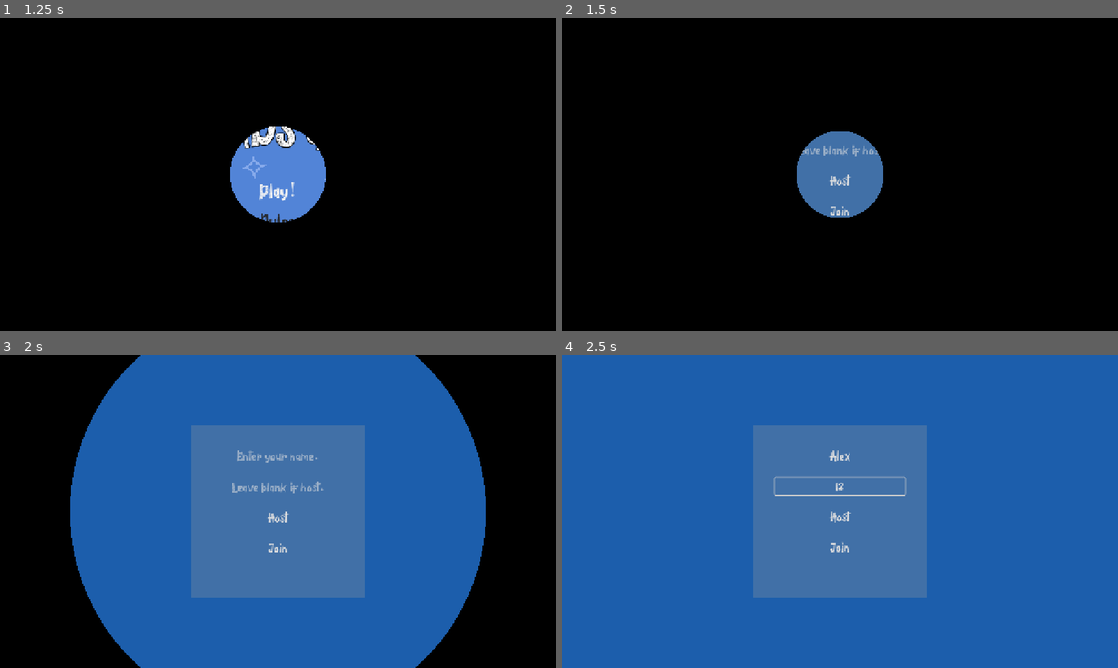
Above: before the commit, frames 1-4 (two rows, left to right).
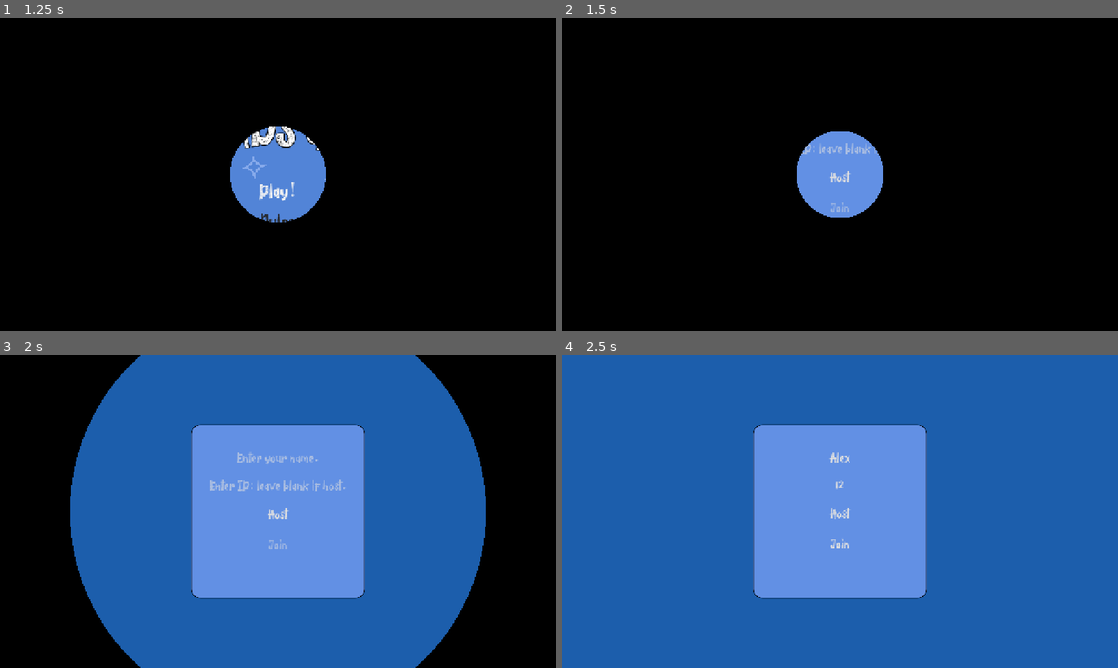
Above: after the commit, the same moments.

Repository: Haydara1/Heads-Up
Game: Godot game, scene res://scenes/Main-menu.tscn
Two runs of this game, one before a commit and one after it. Both use one fixed random seed, a clock stepped at 60 frames per second and the inputs below.
Inputs (mouse positions are in pixels of both pictures, inside the frame that each line leads up to):
- Up to frame 1 (1.25 s): click "Play!" at 0.5 s
- Up to frame 2 (1.5 s): click "Play!" at 1.25 s
- Up to frame 3 (2 s): no input
- Up to frame 4 (2.5 s): click (840, 455) at 2.02 s; type "Alex" at 2.1 s; click (840, 486) at 2.25 s; type "12" at 2.33 s

Frame 1 is identical in both runs. In frame 2, 3.4% of the frame differs, in the area x 42-58%, y 36-64%; in frame 3, 17%, in the area x 34-66%, y 22-78%; in frame 4, 17%.

Commit message:
Polished lobby ui

Diff:
--- a/assets/Theme/Main-Theme.tres
+++ b/assets/Theme/Main-Theme.tres
@@ -37,6 +37,9 @@
 [sub_resource type="StyleBoxFlat" id="StyleBoxFlat_vdxj0"]
 bg_color = Color(0.6, 0.6, 0.6, 0)
 
+[sub_resource type="StyleBoxFlat" id="StyleBoxFlat_7syhx"]
+bg_color = Color(0.6, 0.6, 0.6, 0)
+
 [sub_resource type="StyleBoxFlat" id="StyleBoxFlat_sfbwk"]
 bg_color = Color(0.18538323, 0.18538329, 0.18538317, 1)
 corner_radius_top_left = 20
@@ -71,5 +74,12 @@
 ItemList/styles/panel = SubResource("StyleBoxFlat_ep12d")
 ItemList/styles/selected = SubResource("StyleBoxFlat_y0m6u")
 ItemList/styles/selected_focus = SubResource("StyleBoxFlat_vdxj0")
+LineEdit/colors/caret_color = Color(0.8392157, 0.6392157, 0.09803922, 1)
+LineEdit/colors/clear_button_color = Color(0.8745098, 0.8745098, 0.8745098, 0)
+LineEdit/colors/clear_button_color_pressed = Color(1, 1, 1, 0)
+LineEdit/colors/selection_color = Color(0.5019608, 0.5019608, 0.5019608, 0)
+LineEdit/styles/focus = SubResource("StyleBoxFlat_7syhx")
+LineEdit/styles/normal = SubResource("StyleBoxFlat_7syhx")
+LineEdit/styles/read_only = SubResource("StyleBoxFlat_7syhx")
 Panel/styles/panel = SubResource("StyleBoxFlat_sfbwk")
 PanelContainer/styles/panel = SubResource("StyleBoxFlat_ubuie")
--- a/scenes/lobby.tscn
+++ b/scenes/lobby.tscn
@@ -2,6 +2,19 @@
 
 [ext_resource type="Script" uid="uid://ct8o1ih8rb6lq" path="res://scripts/lobby.gd" id="1_o1atq"]
 [ext_resource type="Shader" uid="uid://yoyjgm4sxky6" path="res://assets/CircleTransition.gdshader" id="2_5gu6x"]
+
+[sub_resource type="StyleBoxFlat" id="StyleBoxFlat_5gu6x"]
+bg_color = Color(0.38431373, 0.5647059, 0.89411765, 1)
+border_width_left = 2
+border_width_top = 2
+border_width_right = 2
+border_width_bottom = 2
+border_color = Color(0, 0, 0, 1)
+border_blend = true
+corner_radius_top_left = 20
+corner_radius_top_right = 20
+corner_radius_bottom_right = 20
+corner_radius_bottom_left = 20
 
 [sub_resource type="ShaderMaterial" id="ShaderMaterial_q60fs"]
 shader = ExtResource("2_5gu6x")
@@ -35,10 +48,10 @@
 grow_horizontal = 2
 grow_vertical = 2
 
-[node name="ColorRect" type="ColorRect" parent="CenterContainer" unique_id=735768444]
+[node name="ColorRect" type="PanelContainer" parent="CenterContainer" unique_id=1553847771]
 custom_minimum_size = Vector2(400, 400)
 layout_mode = 2
-color = Color(0.60784316, 0.60784316, 0.60784316, 0.29411766)
+theme_override_styles/panel = SubResource("StyleBoxFlat_5gu6x")
 
 [node name="VBoxContainer" type="VBoxContainer" parent="CenterContainer" unique_id=1314532577]
 custom_minimum_size = Vector2(300, 0)
@@ -53,9 +66,10 @@
 flat = true
 
 [node name="IPInput" type="LineEdit" parent="CenterContainer/VBoxContainer" unique_id=1182089093]
+custom_minimum_size = Vector2(400, 0)
 layout_mode = 2
 theme_override_font_sizes/font_size = 32
-placeholder_text = "Leave blank if host."
+placeholder_text = "Enter IP: leave blank if host."
 alignment = 1
 flat = true
 
@@ -68,6 +82,7 @@
 [node name="JoinButton" type="Button" parent="CenterContainer/VBoxContainer" unique_id=511477960]
 layout_mode = 2
 theme_override_font_sizes/font_size = 32
+disabled = true
 text = "Join
 "
 flat = true
@@ -87,5 +102,6 @@
 mouse_filter = 2
 color = Color(0, 0, 0, 1)
 
+[connection signal="text_changed" from="CenterContainer/VBoxContainer/IPInput" to="." method="_on_ip_input_text_changed"]
 [connection signal="pressed" from="CenterContainer/VBoxContainer/HostButton" to="." method="_on_host_button_pressed"]
 [connection signal="pressed" from="CenterContainer/VBoxContainer/JoinButton" to="." method="_on_join_button_pressed"]
--- a/scripts/lobby.gd
+++ b/scripts/lobby.gd
@@ -90,3 +90,10 @@
 	if multiplayer.multiplayer_peer.get_connection_status() \
 	== MultiplayerPeer.CONNECTION_CONNECTED:
 		get_tree().change_scene_to_file("res://scenes/connected_lobby.tscn")
+
+# Disable join button if IP text is empty
+func _on_ip_input_text_changed(new_text: String) -> void:
+	if new_text != "":
+		$CenterContainer/VBoxContainer/JoinButton.disabled = false
+	else:
+		$CenterContainer/VBoxContainer/JoinButton.disabled = true
